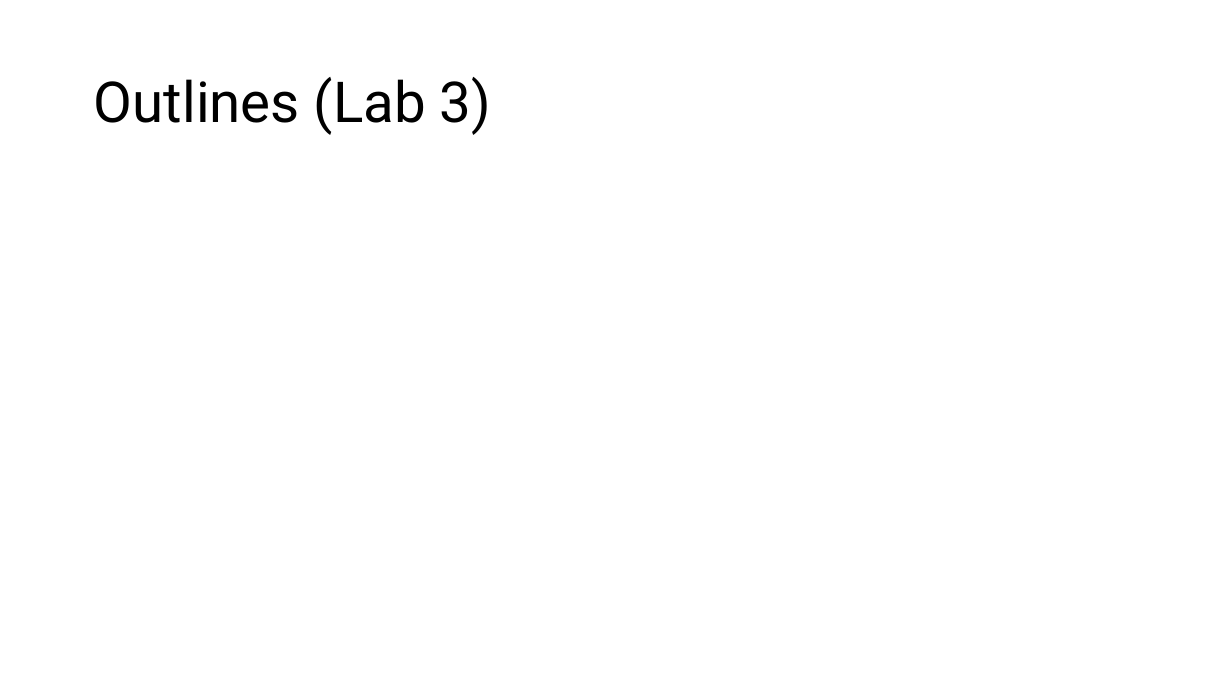
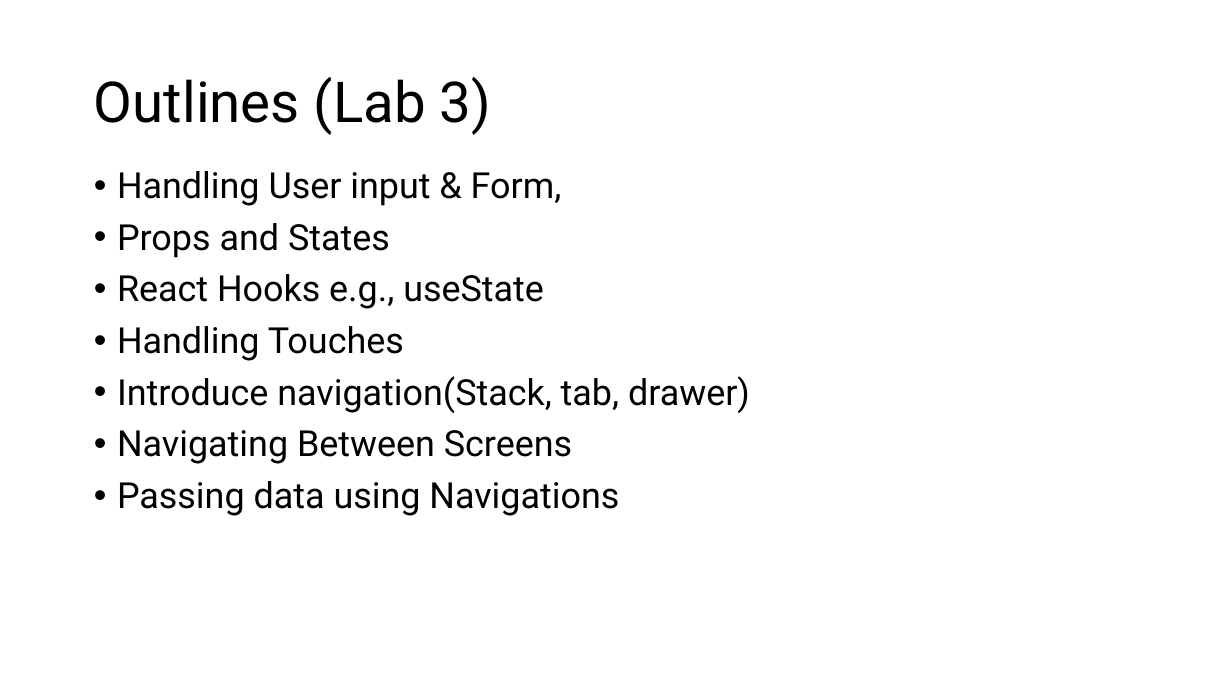
Before and after one commit to neonbranch/CPSC-357-Lab, a slide deck: slide 4 of common/CPSC357_Lectures.pptx (slide 5 before the commit). Drawn at 1232x693 pixels with LibreOffice and Linux fonts; fonts in the diff are those of the drawing. Boxes give left, top, right and bottom in pixels: in the first picture for what was removed or moved away, otherwise in the second. Text is boxed around its words. In the diff, an @@ line names an element or a change of style, - is before the commit and + after.

```diff
--- a/common/CPSC357_Lectures.pptx
+++ b/common/CPSC357_Lectures.pptx
@@ text added at (117,171,750,516), 28 pt, text #000000 @@
+• Handling User input & Form,
+• Props and States
+• React Hooks e.g., useState
+• Handling Touches
+• Introduce navigation(Stack, tab, drawer)
+• Navigating Between Screens
+• Passing data using Navigations
```
Also in this commit, not shown: 3 other slides changed, 2 slides added, 1 slide removed, 20 other files.
